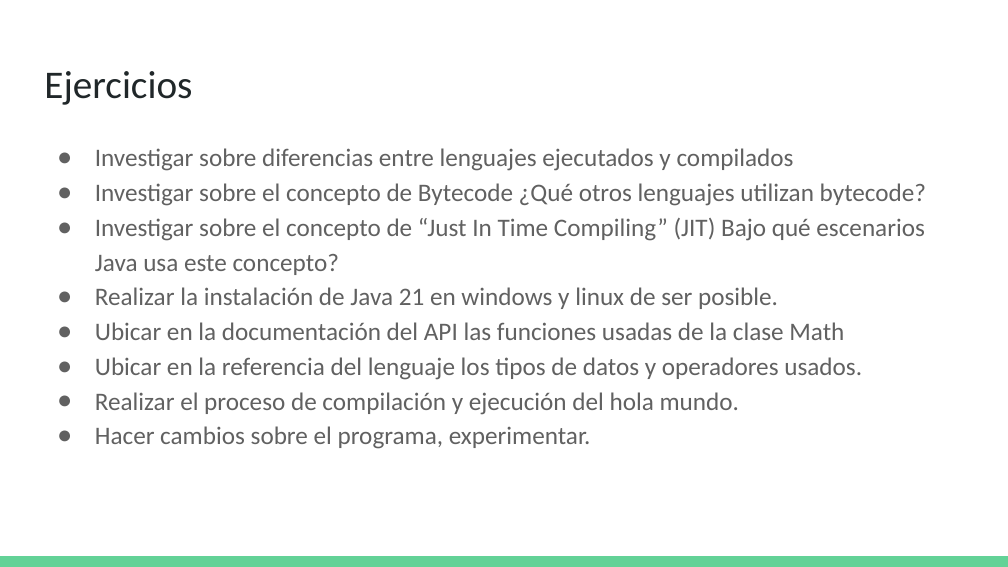
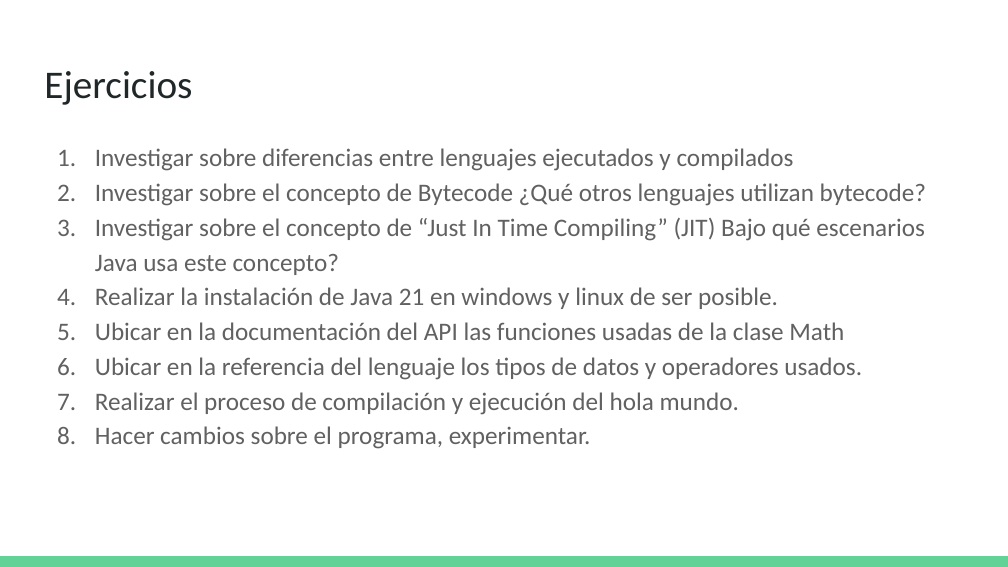
Before and after one commit to oskar-raul-dev/blindma1den-learn-java, a slide deck: slide 27 of Presentaciones PP/001-Hola Mundo - Parte 1.pptx. Drawn at 1008x567 pixels with LibreOffice and Linux fonts; fonts in the diff are those of the drawing. Boxes give left, top, right and bottom in pixels: in the first picture for what was removed or moved away, otherwise in the second. Text is boxed around its words. In the diff, an @@ line names an element or a change of style, - is before the commit and + after.

```diff
--- a/Presentaciones PP/001-Hola Mundo - Parte 1.pptx
+++ b/Presentaciones PP/001-Hola Mundo - Parte 1.pptx
@@ text "Investigar sobre diferencias entre lenguajes ..." at (95, 148, 926, 449): bullet ● to 1. @@
```
Also in this commit, not shown: 9 other files.
